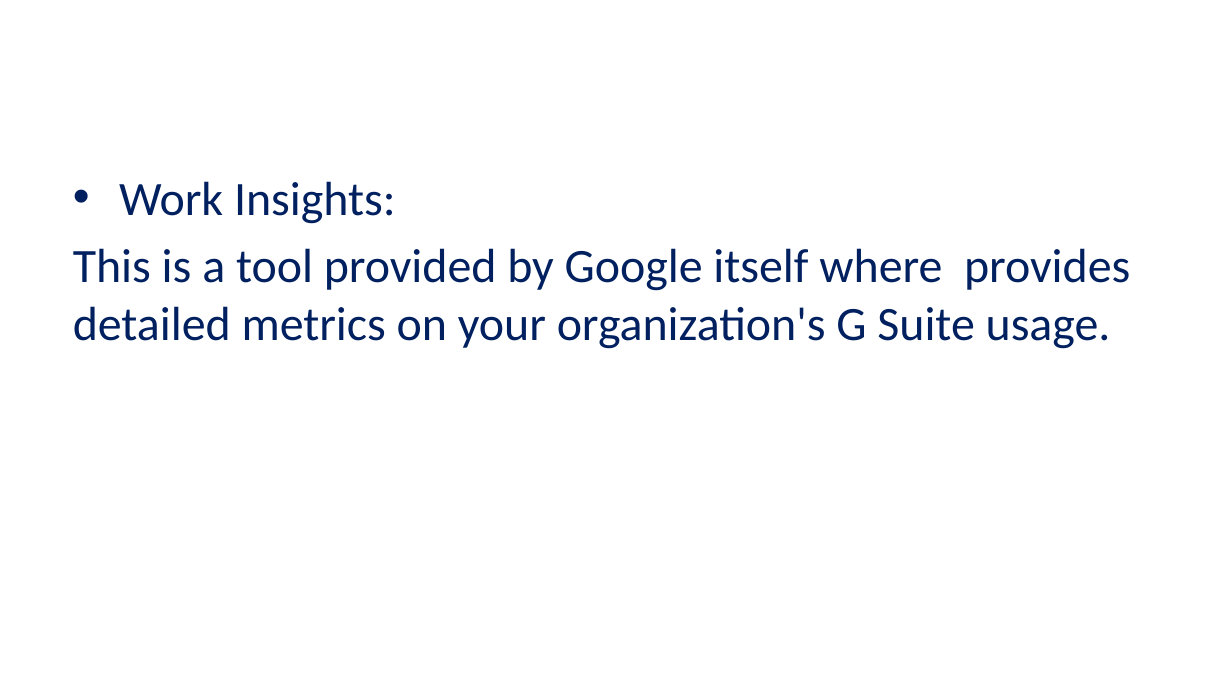
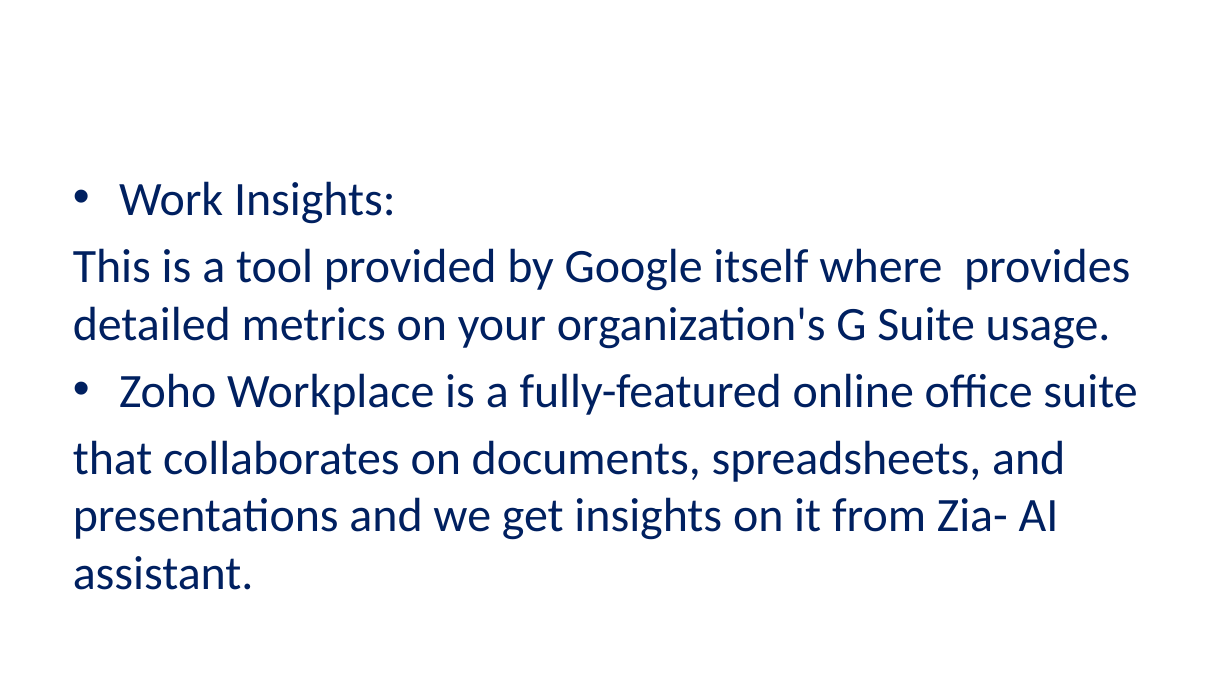
Before and after one commit to UNCG-CSE/G_Suite_Metrics, a slide deck: slide 7 of doc/G-suite review ppt.pptx. Drawn at 1232x693 pixels with LibreOffice and Linux fonts; fonts in the diff are those of the drawing; background and template pictures are left out. Boxes give left, top, right and bottom in pixels: in the first picture for what was removed or moved away, otherwise in the second. Text is boxed around its words. In the diff, an @@ line names an element or a change of style, - is before the commit and + after.

```diff
--- a/doc/G-suite review ppt.pptx
+++ b/doc/G-suite review ppt.pptx
@@ text at box(73, 373, 1137, 590): paragraphs added @@
+• Zoho Workplace is a fully-featured online office suite
+that collaborates on documents, spreadsheets, and presentations and we get insights on it from Zia- AI assistant.
```
